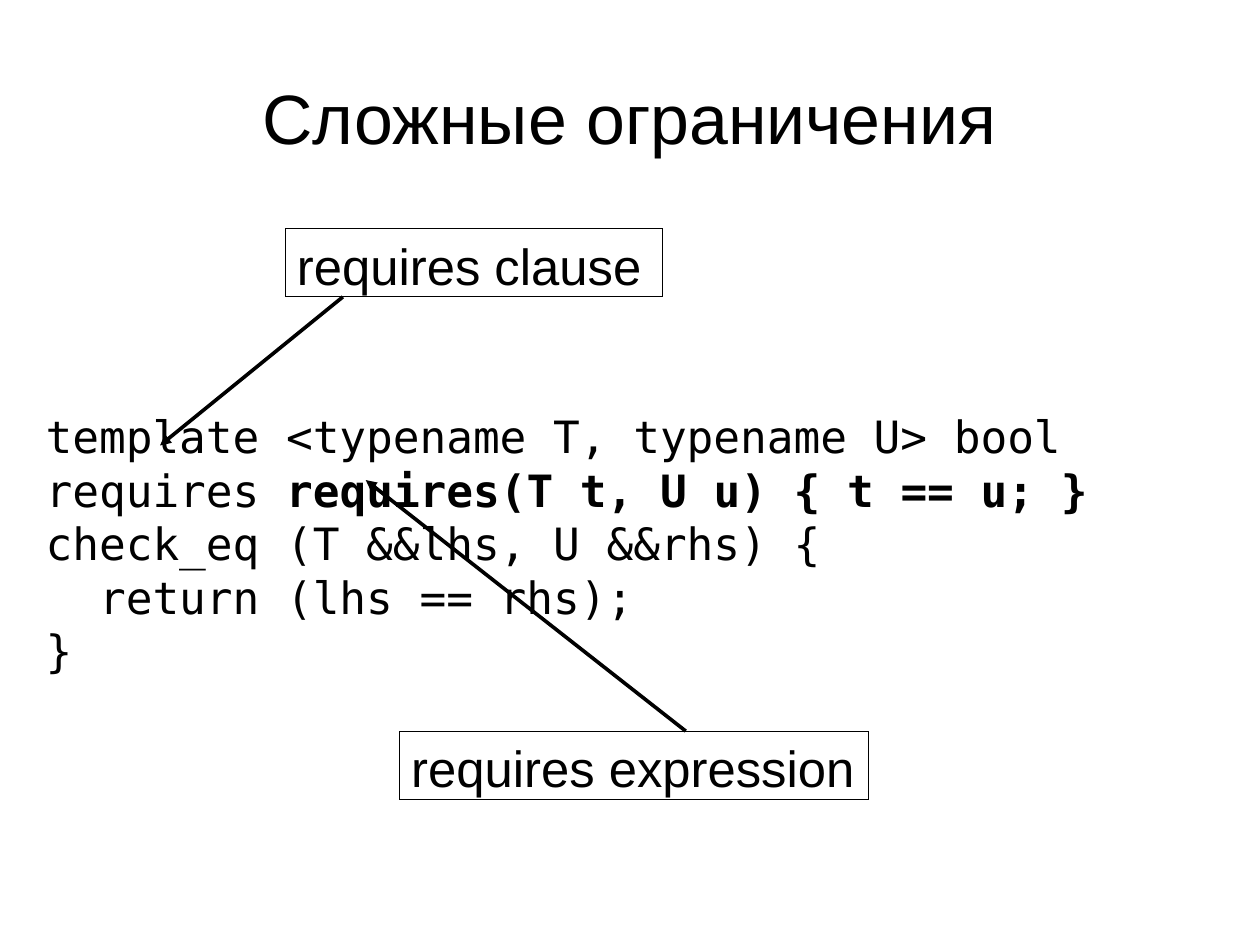
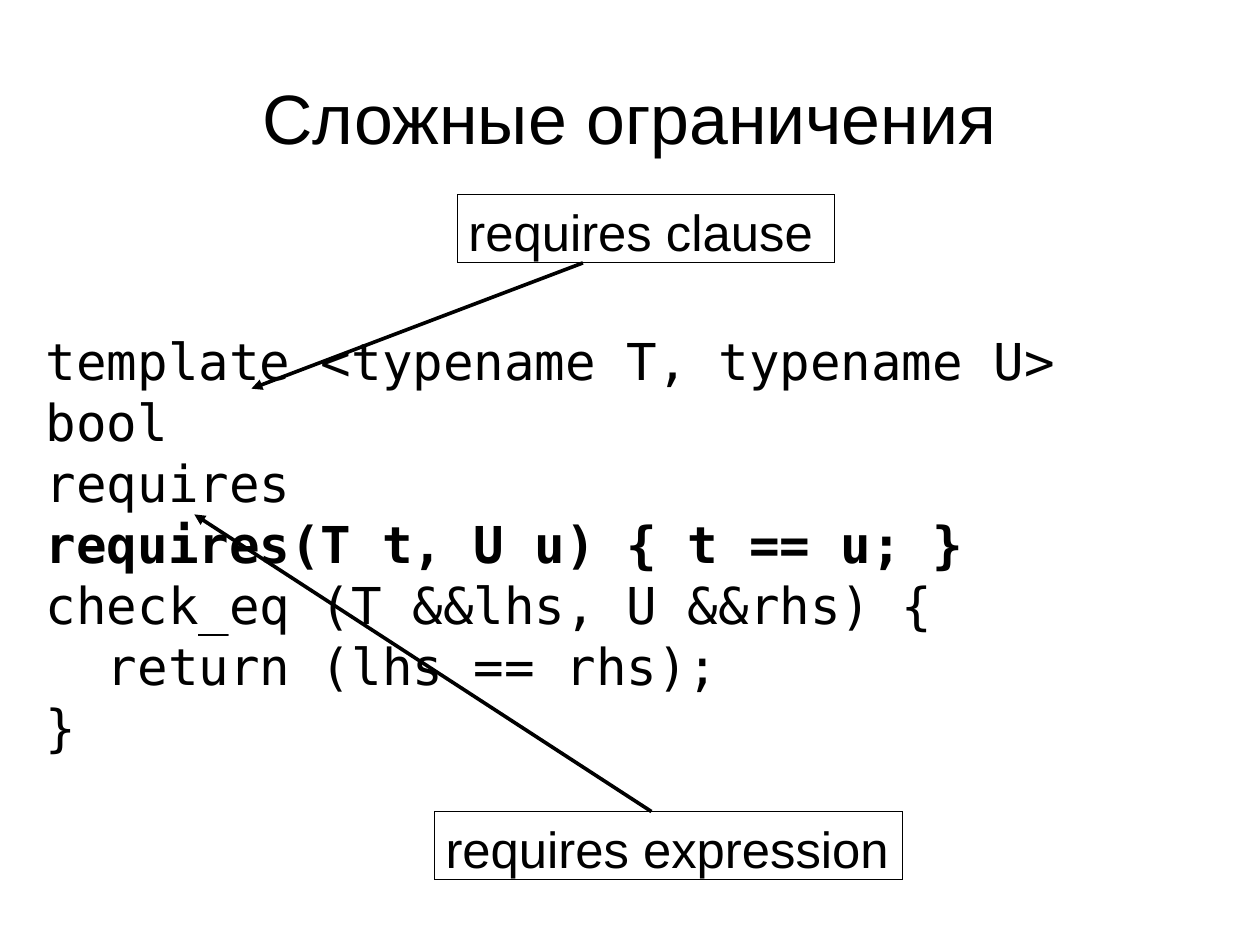
Before and after one commit to MIPT-ILab/cpp-lects-rus, a slide deck: slide 27 of cpp_code/concepts-talk/concepts.odp (slide 24 before the commit). Drawn at 1260x945 pixels with LibreOffice and Linux fonts; fonts in the diff are those of the drawing. Boxes give left, top, right and bottom in pixels: in the first picture for what was removed or moved away, otherwise in the second. Text is boxed around its words. In the diff, an @@ line names an element or a change of style, - is before the commit and + after.

```diff
--- a/cpp_code/concepts-talk/concepts.odp
+++ b/cpp_code/concepts-talk/concepts.odp
@@ rectangle "requires clause": place and size @@
-rectangle "requires clause" at (286, 229, 663, 297)
+rectangle "requires clause" at (457, 194, 835, 263)
@@ arrow moved from (343, 297) - (160, 446) to (583, 263) - (252, 389) @@
@@ text at (46, 338, 1055, 692): size 28 to 32 pt in "template <typename T, typename U> bool", "check_eq (T &&lhs, U &&rhs) {", "return (lhs == rhs);", "}" @@
@@ text at (46, 463, 902, 574): text changed; size 28 to 32 pt @@
-requires requires(T t, U u) { t == u; }
+requires
+requires(T t, U u) { t == u; }
@@ arrow moved from (686, 732) - (366, 480) to (652, 812) - (194, 515) @@
@@ rectangle "requires expression": place and size @@
-rectangle "requires expression" at (400, 732, 869, 800)
+rectangle "requires expression" at (434, 812, 903, 880)
```
Also in this commit, not shown: 29 other slides changed, 16 slides added, 2 slides removed, 2 other files.
